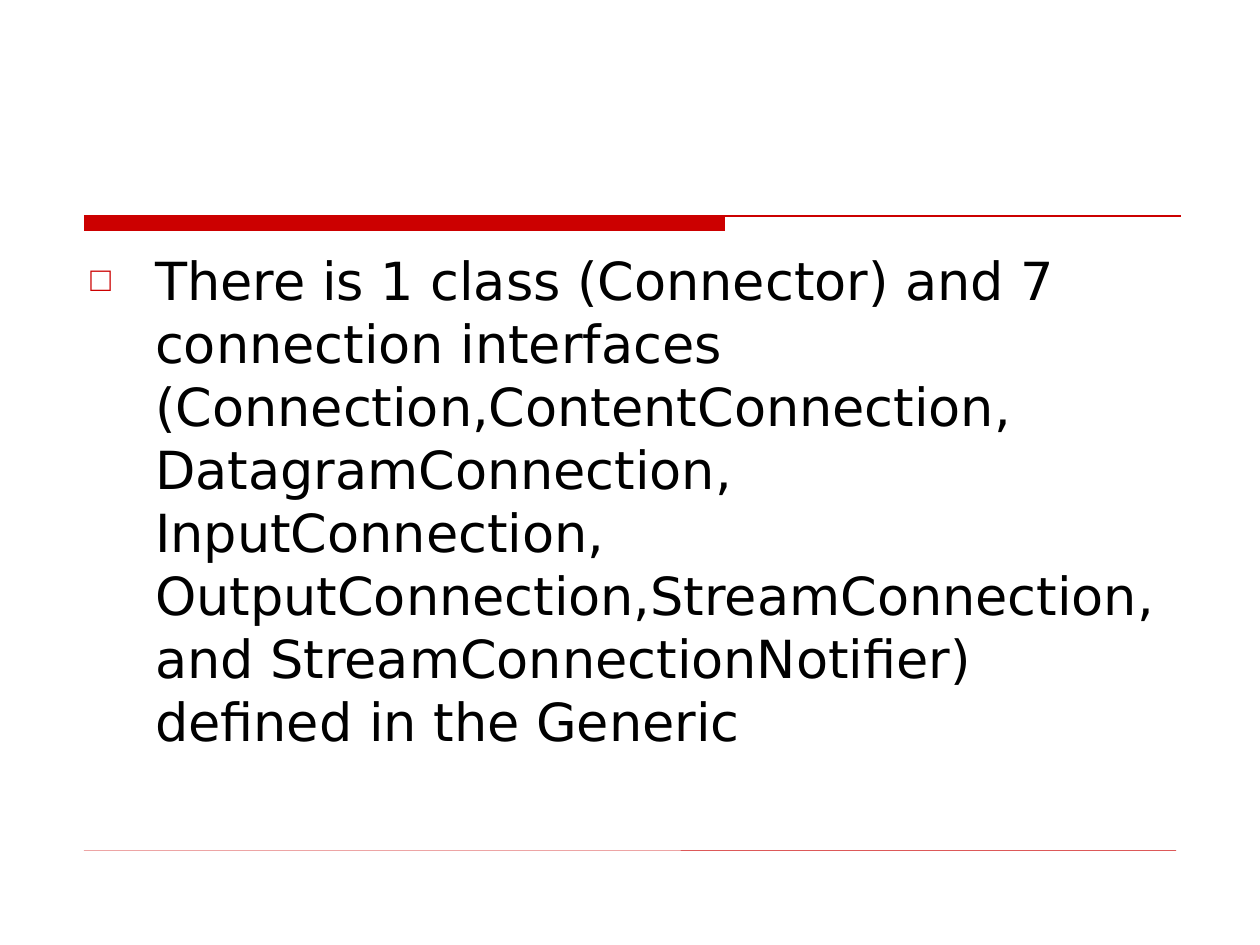
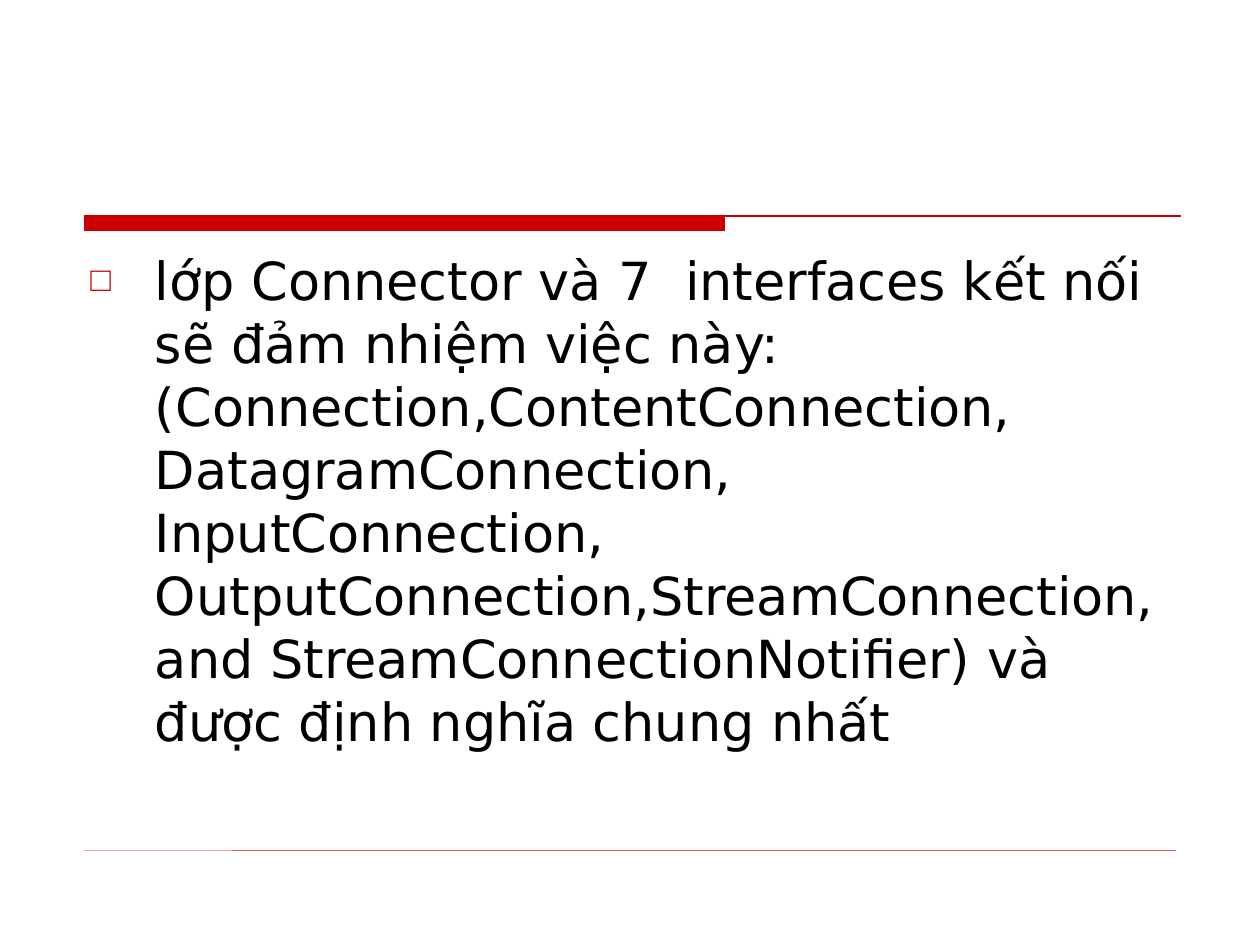
Before and after one commit to phamtuanchip/labs, a slide deck: slide 3 of M1304M-C1304M/j2me/slides/Session10.ppt. Drawn at 1260x945 pixels with LibreOffice and Linux fonts; fonts in the diff are those of the drawing; background and template pictures are left out. Boxes give left, top, right and bottom in pixels: in the first picture for what was removed or moved away, otherwise in the second. Text is boxed around its words. In the diff, an @@ line names an element or a change of style, - is before the commit and + after.

```diff
--- a/M1304M-C1304M/j2me/slides/Session10.ppt
+++ b/M1304M-C1304M/j2me/slides/Session10.ppt
@@ text at (155,258,1154,752): text changed @@
-□ There is 1 class (Connector) and 7 connection interfaces (Connection,ContentConnection, DatagramConnection, InputConnection, OutputConnection,StreamConnection, and StreamConnectionNotifier) defined in the Generic
+□ lớp Connector và 7 interfaces kết nối sẽ đảm nhiệm việc này: (Connection,ContentConnection, DatagramConnection, InputConnection, OutputConnection,StreamConnection, and StreamConnectionNotifier) và được định nghĩa chung nhất
```
Also in this commit, not shown: 11 other slides changed, 2 slides added, 2 slides removed, 7 other files.
